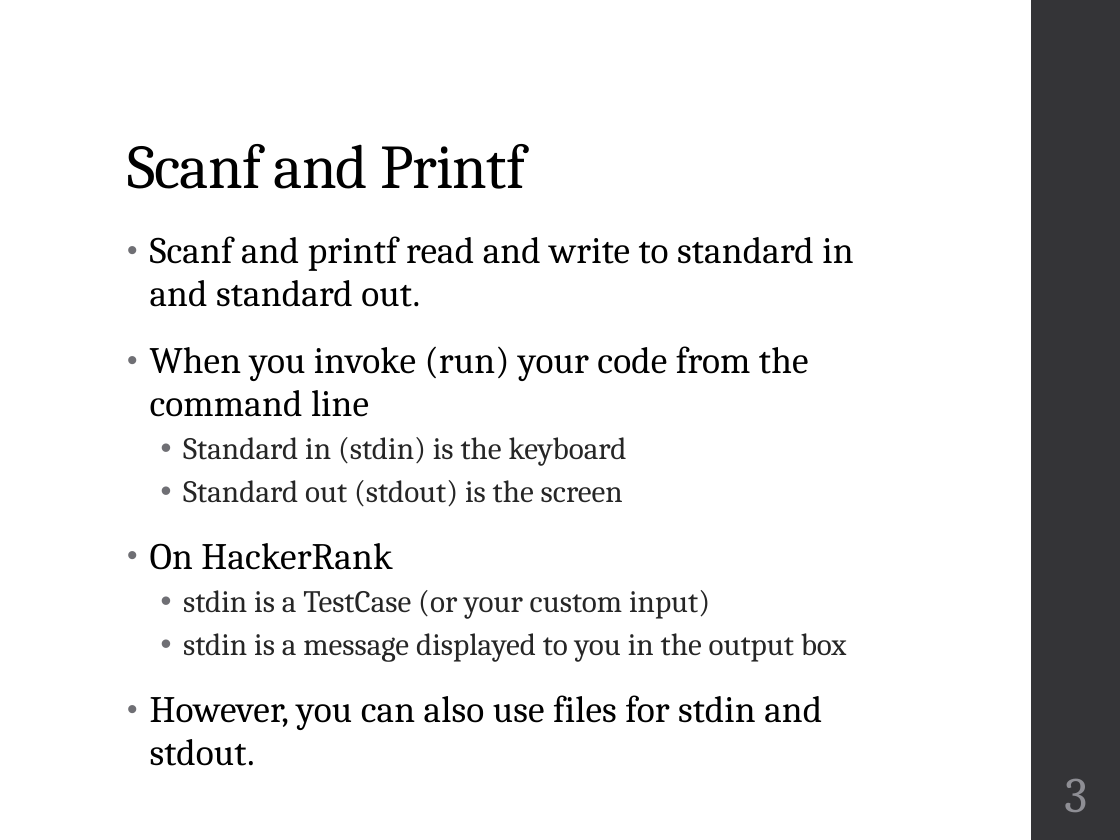
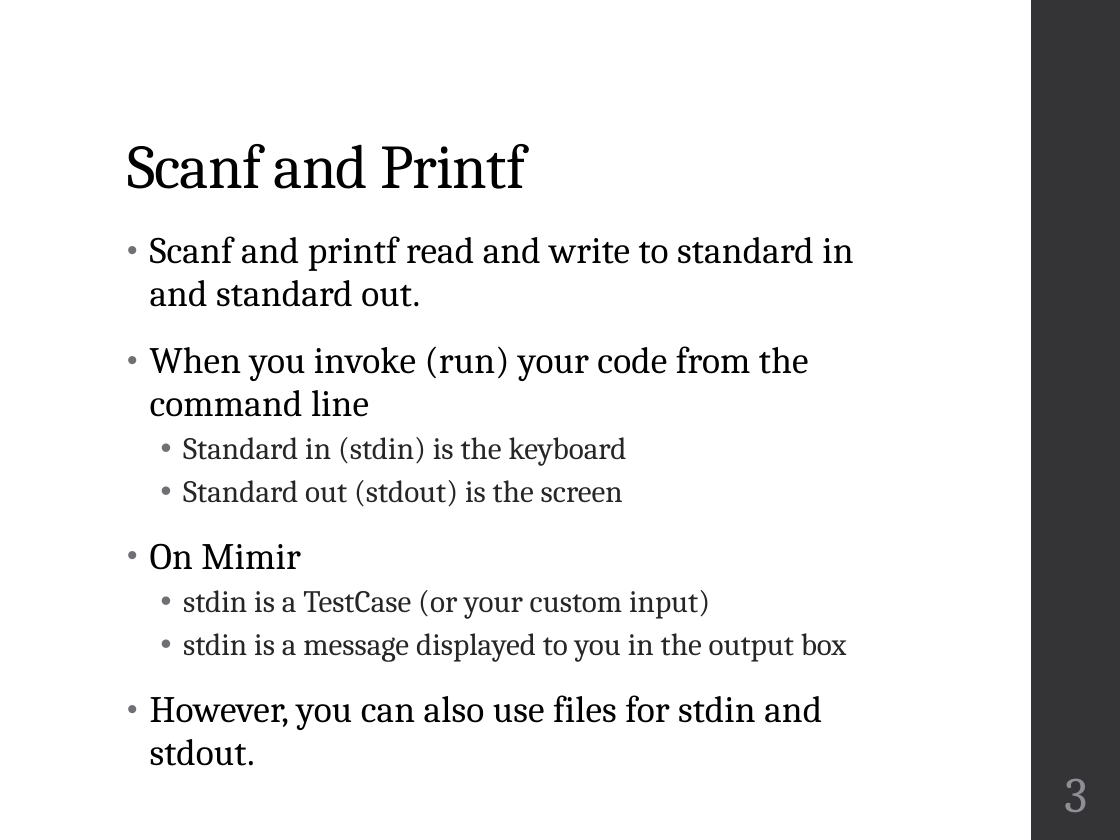
Before and after one commit to geneti/cse220_2020fall, a slide deck: slide 3 of Lectures/cse220-14b-command-line-arguments.pptx. Drawn at 1120x840 pixels with LibreOffice and Linux fonts; fonts in the diff are those of the drawing. Boxes give left, top, right and bottom in pixels: in the first picture for what was removed or moved away, otherwise in the second. Text is boxed around its words. In the diff, an @@ line names an element or a change of style, - is before the commit and + after.

```diff
--- a/Lectures/cse220-14b-command-line-arguments.pptx
+++ b/Lectures/cse220-14b-command-line-arguments.pptx
@@ text at (150, 543, 301, 570): text changed @@
-• On HackerRank
+• On Mimir
```
Also in this commit, not shown: 1 slide removed, 3 other files.
